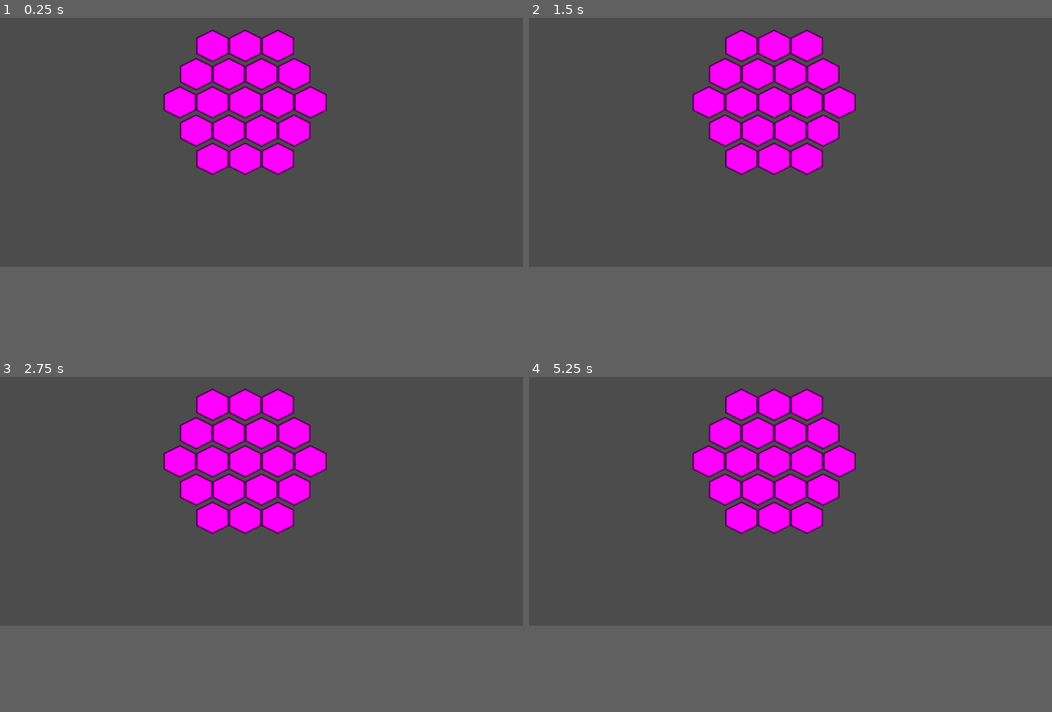
Above: before the commit, frames 1-4 (two rows, left to right).
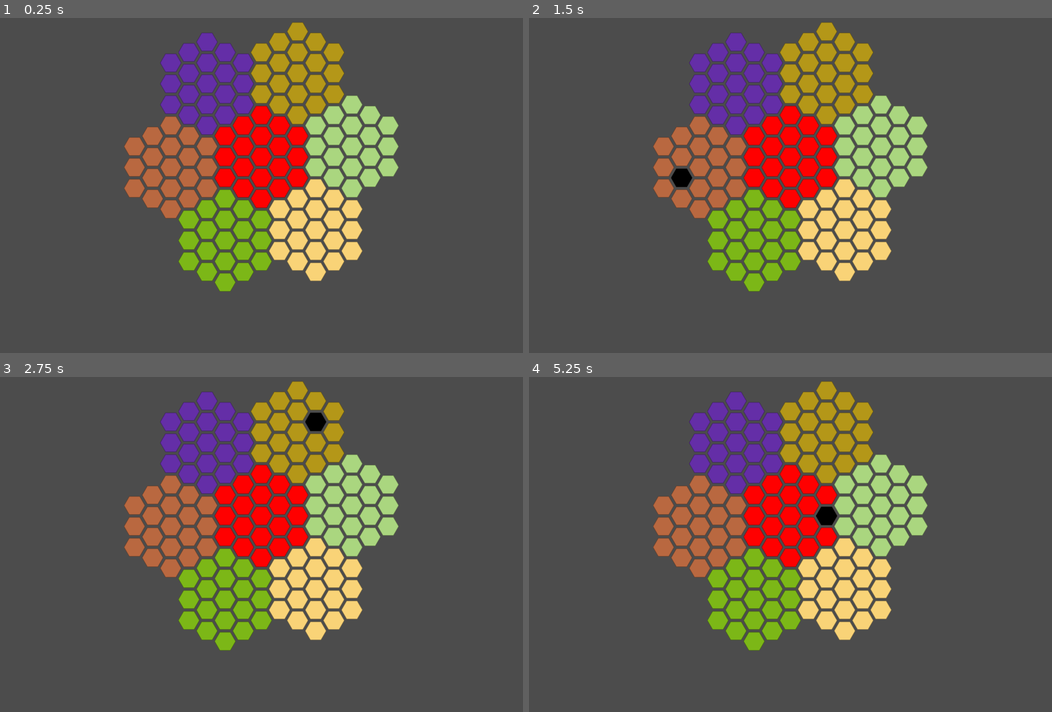
Above: after the commit, the same moments.

Repository: alexander-l-stone/RebellionAndEmpire
Game: Godot game, scene res://scenes/test/test.tscn
Two runs of this game, one before a commit and one after it. Both use one fixed random seed, a clock stepped at 60 frames per second and the inputs below. The project has no main scene, so this scene is started directly.
Inputs (mouse positions are in pixels of both pictures, inside the frame that each line leads up to):
- Up to frame 1 (0.25 s): no input
- Up to frame 2 (1.5 s): tap Enter at 0.5 s; move the mouse to (905, 98) at 0.52 s; tap Space at 1.25 s; move the mouse to (685, 128) at 1.27 s
- Up to frame 3 (2.75 s): tap Enter at 2 s; move the mouse to (313, 407) at 2.02 s
- Up to frame 4 (5.25 s): tap Space at 2.75, 4.25 s; move the mouse to (764, 534) at 2.77 s; tap Enter at 3.5 s; move the mouse to (947, 517) at 3.52 s; move the mouse to (633, 427) at 4.27 s; move the mouse to (816, 474) at 5.02 s
In our replay, the window is 800x468 before the commit and 800x600 after it. These sizes can differ from the game's own. Grey fills any space a smaller window leaves; there, only what the larger window draws over its background counts as a difference.

The runs differ from the first frame. In frame 1, 25% of the frame differs, in the area x 23-77%, y 1-82%; in frame 2, 25%; in frame 3, 25%; in frame 4, 25%.

Commit message:
Added working sector code and hover effect for hexes.

Diff:
--- a/project.godot
+++ b/project.godot
@@ -18,6 +18,11 @@
 config/name="Rebellion And Empire"
 config/icon="res://icon.png"
 
+[display]
+
+window/size/width=1600
+window/size/height=1200
+
 [rendering]
 
 environment/default_environment="res://default_env.tres"
--- /dev/null
+++ b/resources/hex.svg
@@ -0,0 +1,4 @@
+<svg height="65" width="65">
+  <polygon points="0,32 16,4.28718 48,4.28718, 64,32, 48,59.71281 16,59.71281"
+  style="fill:white;stroke:grey;stroke-width:1;fill-rule:nonzero;" />
+</svg>
--- /dev/null
+++ b/scenes/galaxy_map/galaxy_map.gd
@@ -0,0 +1,38 @@
+extends Node
+
+
+# Declare member variables here. Examples:
+# var b = "text"
+var rng = RandomNumberGenerator.new()
+var sector_centers = [{'q': 0, 'r': 0}, {'q': 2, 'r': 3}, {'q': -3, 'r': 5}, {'q': -5, 'r': 2}, {'q': -2, 'r': -3}, {'q': 3, 'r': -5}, {'q': 5, 'r': -2}]
+signal generate
+# Called when the node enters the scene tree for the first time.
+func _ready():
+	generate_sectors()
+
+func generate_sectors():
+	var sector_resource = load("res://scenes/sector/sector.tscn")
+	print('generating sectors')
+	for sector_point in sector_centers:
+		var sector = sector_resource.instance()
+		sector.q = sector_point.q
+		sector.r = sector_point.r
+		if(sector_point.q == 0):
+			sector.type = 'core'
+			sector.red = 1
+		else:
+			rng.randomize()
+			var green = rng.randf_range(0,1)
+			var blue = rng.randf_range(0,1)
+			var red = rng.randf_range(0,1)
+			sector.red = red
+			sector.blue = blue
+			sector.green = green
+		print('Sector Name: ' + sector.name)
+		sector.name = String(sector.type) + String(sector.q) + String(sector.r)
+		print('Sector Name Changed to: ' + sector.name)
+		add_child(sector)
+
+# Called every frame. 'delta' is the elapsed time since the previous frame.
+#func _process(delta):
+#	pass
--- /dev/null
+++ b/scenes/galaxy_map/galaxy_map.tscn
@@ -0,0 +1,6 @@
+[gd_scene load_steps=2 format=2]
+
+[ext_resource path="res://scenes/galaxy_map/galaxy_map.gd" type="Script" id=1]
+
+[node name="galaxy_map" type="Node2D"]
+script = ExtResource( 1 )
--- a/scenes/hex/hex.gd
+++ b/scenes/hex/hex.gd
@@ -13,7 +13,9 @@
 func _ready():
 	$Sprite_Hex.modulate = Color(red, green, blue)
 
+func _on_Hex_mouse_entered():
+	$Sprite_Hex.modulate = Color(min(0, red-0.1), min(0, green-0.1), min(0, blue-0.1))
 
-# Called every frame. 'delta' is the elapsed time since the previous frame.
-#func _process(delta):
-#	pass
+
+func _on_Hex_mouse_exited():
+	$Sprite_Hex.modulate = Color(red, green, blue)
--- a/scenes/hex/hex.tscn
+++ b/scenes/hex/hex.tscn
@@ -3,8 +3,13 @@
 [ext_resource path="res://resources/hex.png" type="Texture" id=1]
 [ext_resource path="res://scenes/hex/hex.gd" type="Script" id=2]
 
-[node name="Hex" type="Node2D"]
+[node name="Hex" type="Area2D"]
 script = ExtResource( 2 )
 
 [node name="Sprite_Hex" type="Sprite" parent="."]
 texture = ExtResource( 1 )
+
+[node name="CollisionPolygon2D" type="CollisionPolygon2D" parent="."]
+polygon = PoolVector2Array( -16.6949, -28.6364, 16.2227, -28.4004, 32.7405, 0.0337868, 16.2227, 27.0522, -16.6949, 27.2882, -33.2127, -0.084198 )
+[connection signal="mouse_entered" from="." to="." method="_on_Hex_mouse_entered"]
+[connection signal="mouse_exited" from="." to="." method="_on_Hex_mouse_exited"]
--- a/scenes/sector/sector.gd
+++ b/scenes/sector/sector.gd
@@ -16,7 +16,6 @@
 const hex_height = 64
 
 
-
 # Called when the node enters the scene tree for the first time.
 func _ready():
 	#Make all the hexes
@@ -31,7 +30,7 @@
 			if ((qloc-q)+(rloc-r) > -3) && ((qloc-q)+(rloc-r) < 3):
 				print('drawing hex')
 				var hex = hex_resource.instance()
-				hex.set_global_position(Vector2(hex_width*qloc+cos(deg2rad(60))*rloc*hex_height, hex_height*rloc*sin(deg2rad(60))))
+				hex.set_global_position(Vector2(hex_height*rloc*sin(deg2rad(60)),hex_width*qloc+cos(deg2rad(60))*rloc*hex_height))
 				print("Hex created at: " + String(hex.get_global_position()))
 				hex.red = red
 				hex.green = green
--- a/scenes/test/test.tscn
+++ b/scenes/test/test.tscn
@@ -1,11 +1,11 @@
 [gd_scene load_steps=2 format=2]
 
-[ext_resource path="res://scenes/sector/sector.tscn" type="PackedScene" id=1]
+[ext_resource path="res://scenes/galaxy_map/galaxy_map.tscn" type="PackedScene" id=1]
 
 [node name="Test" type="Node2D"]
 
-[node name="TestSector" parent="." instance=ExtResource( 1 )]
-q = 5
-r = 5
-red = 1.0
-blue = 1.0
+[node name="galaxy_map" parent="." instance=ExtResource( 1 )]
+
+[node name="Camera2D" type="Camera2D" parent="."]
+current = true
+editor_draw_limits = true
Binary file changed: resources/hex.png
Not shown, added: resources/hex.svg.import
